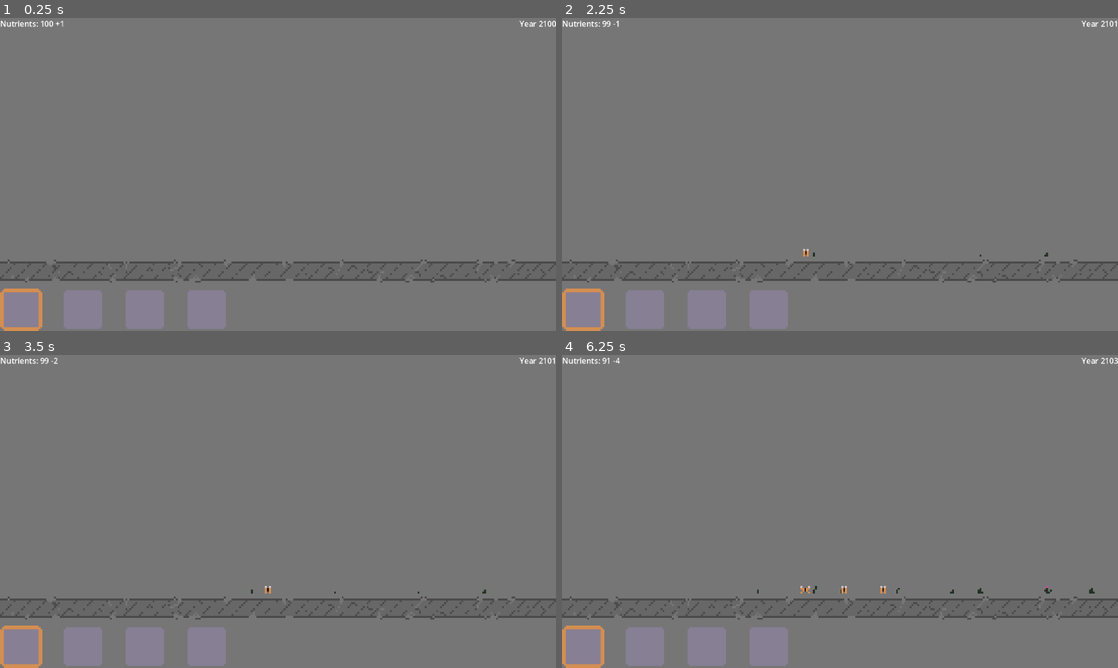
Above: before the commit, frames 1-4 (two rows, left to right).
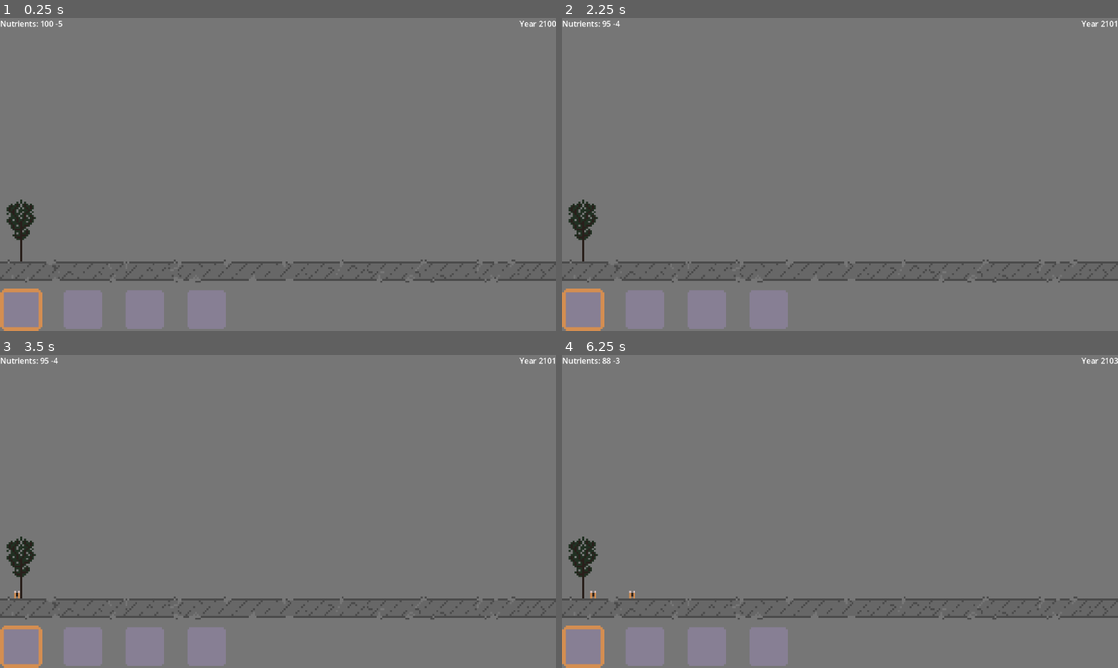
Above: after the commit, the same moments.

Repository: Ameliarate16/CityReclamation
Game: Godot game, scene res://scenes/mainGame.tscn
Two runs of this game, one before a commit and one after it. Both use one fixed random seed, a clock stepped at 60 frames per second and the inputs below.
Inputs (mouse positions are in pixels of both pictures, inside the frame that each line leads up to):
- Up to frame 1 (0.25 s): no input
- Up to frame 2 (2.25 s): tap Enter at 0.5, 2 s; move the mouse to (962, 158) at 0.52 s; click (962, 158) at 0.67 s; tap Space at 1.25 s; move the mouse to (728, 190) at 1.27 s; click (728, 190) at 1.42 s; move the mouse to (895, 105) at 2.02 s; click (895, 105) at 2.17 s
- Up to frame 3 (3.5 s): tap Space at 2.75 s; move the mouse to (250, 574) at 2.77 s; click (250, 574) at 2.92 s
- Up to frame 4 (6.25 s): move the mouse to (1006, 558) at 3.52 s; click (1006, 558) at 3.67 s; move the mouse to (673, 464) at 4.27 s; click (673, 464) at 4.42 s; move the mouse to (867, 511) at 5.02 s; click (867, 511) at 5.17 s; move the mouse to (756, 433) at 5.77 s; click (756, 433) at 5.92 s

The runs differ from the first frame. In frame 1, 0.5% of the frame differs, in the area x 1-12%, y 0-78%; in frame 2, 0.5%; in frame 3, 0.5%; in frame 4, 0.7%, in the area x 1-96%, y 0-78%.

Commit message:
Finished plant placement

Diff:
--- a/entities/animals/butterfly.tscn
+++ b/entities/animals/butterfly.tscn
@@ -1,6 +1,6 @@
 [gd_scene load_steps=7 format=3 uid="uid://c1yaxpgk01tjp"]
 
-[ext_resource type="Script" uid="uid://dqkxkrj6tytjx" path="res://animal.gd" id="1_1xvwi"]
+[ext_resource type="Script" uid="uid://dqkxkrj6tytjx" path="res://scripts/animal.gd" id="1_1xvwi"]
 [ext_resource type="Texture2D" uid="uid://dyk8qgxysnk8w" path="res://assets/monarch.png" id="2_1xvwi"]
 
 [sub_resource type="AtlasTexture" id="AtlasTexture_qrqyg"]
--- a/entities/animals/fox.tscn
+++ b/entities/animals/fox.tscn
@@ -1,6 +1,6 @@
 [gd_scene load_steps=9 format=3 uid="uid://b8c113rjgum1t"]
 
-[ext_resource type="Script" uid="uid://dqkxkrj6tytjx" path="res://animal.gd" id="1_ou02m"]
+[ext_resource type="Script" uid="uid://dqkxkrj6tytjx" path="res://scripts/animal.gd" id="1_ou02m"]
 [ext_resource type="Texture2D" uid="uid://7vsr12um7k8d" path="res://assets/fox.png" id="2_ou02m"]
 
 [sub_resource type="AtlasTexture" id="AtlasTexture_6blpu"]
--- a/entities/animals/snail.tscn
+++ b/entities/animals/snail.tscn
@@ -1,6 +1,6 @@
 [gd_scene load_steps=8 format=3 uid="uid://cql1t6f8s4ufu"]
 
-[ext_resource type="Script" uid="uid://dqkxkrj6tytjx" path="res://animal.gd" id="1_kfbn4"]
+[ext_resource type="Script" uid="uid://dqkxkrj6tytjx" path="res://scripts/animal.gd" id="1_kfbn4"]
 [ext_resource type="Texture2D" uid="uid://dd0acoqo6812f" path="res://assets/snail.png" id="2_kfbn4"]
 
 [sub_resource type="AtlasTexture" id="AtlasTexture_rk5rn"]
--- a/entities/animals/squirrel.tscn
+++ b/entities/animals/squirrel.tscn
@@ -1,6 +1,6 @@
 [gd_scene load_steps=8 format=3 uid="uid://bddrgnmtac6m"]
 
-[ext_resource type="Script" uid="uid://dqkxkrj6tytjx" path="res://animal.gd" id="1_juu7r"]
+[ext_resource type="Script" uid="uid://dqkxkrj6tytjx" path="res://scripts/animal.gd" id="1_juu7r"]
 [ext_resource type="Texture2D" uid="uid://bkda8shcdbvky" path="res://assets/maybe-squirrel.png" id="2_juu7r"]
 
 [sub_resource type="AtlasTexture" id="AtlasTexture_bef1c"]
--- a/entities/bushes/bush.tscn
+++ b/entities/bushes/bush.tscn
@@ -42,7 +42,8 @@
 [node name="Bush" type="Node2D" groups=["BushPlants", "PlantEntities"]]
 script = ExtResource("1_mnmtf")
 upkeep = 2
-spaceRequired = 1
+spaceProvided = 2
+cracksDistance = 10
 
 [node name="AnimatedSprite2D" type="AnimatedSprite2D" parent="."]
 sprite_frames = SubResource("SpriteFrames_v6dfr")
--- a/entities/herbs/centaury.tscn
+++ b/entities/herbs/centaury.tscn
@@ -63,6 +63,8 @@
 [node name="Centaury" type="Node2D" groups=["HerbPlants", "PlantEntities"]]
 script = ExtResource("1_ctu5h")
 upkeep = 1
+spaceProvided = 1
+cracksDistance = 5
 
 [node name="AnimatedSprite2D" type="AnimatedSprite2D" parent="."]
 sprite_frames = SubResource("SpriteFrames_v6dfr")
--- a/entities/herbs/dandelion.tscn
+++ b/entities/herbs/dandelion.tscn
@@ -56,6 +56,8 @@
 [node name="Dandelion" type="Node2D" groups=["HerbPlants", "PlantEntities"]]
 script = ExtResource("1_hvani")
 upkeep = 1
+spaceProvided = 1
+cracksDistance = 5
 
 [node name="AnimatedSprite2D" type="AnimatedSprite2D" parent="."]
 sprite_frames = SubResource("SpriteFrames_v6dfr")
--- a/entities/herbs/poppy.tscn
+++ b/entities/herbs/poppy.tscn
@@ -63,6 +63,8 @@
 [node name="Poppy" type="Node2D" groups=["HerbPlants", "PlantEntities"]]
 script = ExtResource("1_eutqg")
 upkeep = 1
+spaceProvided = 1
+cracksDistance = 5
 
 [node name="AnimatedSprite2D" type="AnimatedSprite2D" parent="."]
 sprite_frames = SubResource("SpriteFrames_v6dfr")
--- a/entities/herbs/weed.tscn
+++ b/entities/herbs/weed.tscn
@@ -49,6 +49,8 @@
 [node name="Weed" type="Node2D" groups=["HerbPlants", "PlantEntities"]]
 script = ExtResource("1_hmblq")
 upkeep = 1
+spaceProvided = 1
+cracksDistance = 5
 
 [node name="AnimatedSprite2D" type="AnimatedSprite2D" parent="."]
 sprite_frames = SubResource("SpriteFrames_v6dfr")
--- a/entities/trees/tree.tscn
+++ b/entities/trees/tree.tscn
@@ -105,7 +105,7 @@
 [node name="Tree" type="Node2D" groups=["PlantEntities", "TreePlants"]]
 script = ExtResource("1_mac5r")
 upkeep = 5
-spaceRequired = 2
+cracksDistance = 25
 
 [node name="AnimatedSprite2D" type="AnimatedSprite2D" parent="."]
 sprite_frames = SubResource("SpriteFrames_v6dfr")
--- a/scenes/mainGame.tscn
+++ b/scenes/mainGame.tscn
@@ -1,6 +1,5 @@
 [gd_scene load_steps=21 format=3 uid="uid://ca182hq60fcho"]
 
-[ext_resource type="Script" uid="uid://b3yalda6kqbte" path="res://PlayerController.gd" id="1_d5h3d"]
 [ext_resource type="Script" uid="uid://dctceiewoeq45" path="res://scripts/ui_controller.gd" id="1_gb8pf"]
 [ext_resource type="Script" uid="uid://d4g6it7okbb0h" path="res://scripts/seed_buttons.gd" id="2_iuu36"]
 [ext_resource type="Texture2D" uid="uid://civ2ry1lhbf83" path="res://assets/ui-buttons.png" id="2_mmojm"]
@@ -152,6 +151,10 @@
 layout_mode = 2
 metadata/_tab_index = 1
 
+[node name="Tree" parent="." instance=ExtResource("11_ac8ur")]
+position = Vector2(-133, 45)
+growthLevel = 12
+
 [connection signal="createPlant" from="InputController" to="GUILayer" method="_on_input_controller_create_plant"]
 [connection signal="createAnimal" from="AnimalSpawner" to="GUILayer" method="_on_animal_spawner_create_animal"]
 [connection signal="gui_input" from="GUILayer/Control/PlantingContainer/HerbButton" to="GUILayer/Control/PlantingContainer" method="_on_herb_button_gui_input"]
--- a/scripts/Plant.gd
+++ b/scripts/Plant.gd
@@ -1,8 +1,9 @@
 extends Node2D
 
 @export var upkeep : int
-@export var spaceRequired : int
-var growthLevel = 0
+@export var spaceProvided : int
+@export var cracksDistance: int
+@export var growthLevel = 0
 var maxGrowthLevel
 
 signal plantPlaced(upkeep)
@@ -18,6 +19,4 @@
 func _ready():
 	maxGrowthLevel = get_node("AnimatedSprite2D").sprite_frames.get_frame_count("default") - 1
 	get_node("/root/Node2D/GUILayer").timePassed.connect(Callable(self, "on_time_pass"))
-
-func getUpkeep():
-	return upkeep
+	get_node("AnimatedSprite2D").frame = growthLevel
--- a/scripts/animal.gd
+++ b/scripts/animal.gd
@@ -7,7 +7,7 @@
 const speed = 10
 
 func _ready():
-	destinationX = 100
+	destinationX = 0
 	get_node("AnimatedSprite2D").play("default")
 
 func _physics_process(delta):
@@ -19,6 +19,3 @@
 
 func setPos(newPos):
 	position = newPos
-
-func getIncome():
-	return income
--- a/scripts/animal_spawner.gd
+++ b/scripts/animal_spawner.gd
@@ -16,8 +16,8 @@
 func spawnAnimal(animal):
 	var newAnimal = animal.instantiate()
 	add_child(newAnimal)
-	newAnimal.setPos(Vector2(-20, Global.groundY))
-	createAnimal.emit(newAnimal.getIncome())
+	newAnimal.setPos(Vector2(-150, Global.groundY))
+	createAnimal.emit(newAnimal.income)
 
 func on_time_pass():
 	var numPlants = get_tree().get_node_count_in_group("PlantEntities")
--- a/scripts/global.gd
+++ b/scripts/global.gd
@@ -10,4 +10,4 @@
 
 var selected : SeedType  = SeedType.NONE
 
-var groundY = 42.5 #edit when we have ground, ideally we want it to dynamically scale
+var groundY = 45 #edit when we have ground, ideally we want it to dynamically scale
--- a/scripts/input_controller.gd
+++ b/scripts/input_controller.gd
@@ -1,6 +1,4 @@
 extends Node
-
-var click_position = Vector2()
 
 @export var herbs : Array[PackedScene]
 @export var mushrooms : Array[PackedScene]
@@ -18,26 +16,46 @@
 	pass
 
 func _unhandled_input(event):
-	if event is InputEventMouseButton && event.button_index == MOUSE_BUTTON_LEFT && event.pressed:
-		click_position = event.position - Vector2(get_viewport().size)/8
-		click_position.y = Global.groundY
+	if event is InputEventMouseButton \
+	&& event.button_index == MOUSE_BUTTON_LEFT && event.pressed:
+		var spawnPosition = event.position - Vector2(get_viewport().size)/8
+		spawnPosition.y = Global.groundY
 		var newPlant
 
-		if Global.selected == Global.SeedType.HERB:
+		if Global.selected == Global.SeedType.HERB && checkSpace(0, spawnPosition.x, "HerbPlants"):
 			var herbType = randi_range(0, herbs.size() -1)
 			newPlant = herbs[herbType].instantiate()
-		elif Global.selected == Global.SeedType.MUSH:
+		elif Global.selected == Global.SeedType.MUSH && checkShroomSpace(spawnPosition.x):
 			var mushType = randi_range(0, mushrooms.size() -1)
 			newPlant = mushrooms[mushType].instantiate()
-		elif Global.selected == Global.SeedType.BUSH:
+		elif Global.selected == Global.SeedType.BUSH && checkSpace(1, spawnPosition.x, "BushPlants"):
 			var bushType = randi_range(0, bushes.size() -1)
 			newPlant = bushes[bushType].instantiate()
-		elif Global.selected == Global.SeedType.TREE:
+		elif Global.selected == Global.SeedType.TREE && checkSpace(2, spawnPosition.x, "TreePlants"):
 			var treeType = randi_range(0, trees.size() -1)
 			newPlant = trees[treeType].instantiate()
 		else:
 			return
 
-		newPlant.setPos(click_position)
+		newPlant.setPos(spawnPosition)
 		add_child(newPlant)
-		createPlant.emit(newPlant.getUpkeep())
+		createPlant.emit(newPlant.upkeep)
+
+func checkSpace(spaceRequired, xPos, groupName):
+	var canGrow = false
+	for plant in get_tree().get_nodes_in_group("PlantEntities"):
+		if abs(plant.position.x - xPos) < plant.cracksDistance:
+			if plant.is_in_group(groupName):
+				return false #can't crowd plants of the same type
+			elif plant.spaceProvided >= spaceRequired:
+				canGrow = true
+	return canGrow
+
+func checkShroomSpace(xPos):
+	for plant in get_tree().get_nodes_in_group("MushroomPlants"):
+		if abs(plant.position.x - xPos) < 10:
+			return false
+	for plant in get_tree().get_nodes_in_group("TreePlants"):
+		if abs(plant.position.x - xPos) < 10:
+			return true
+	return false
--- a/scripts/ui_controller.gd
+++ b/scripts/ui_controller.gd
@@ -8,8 +8,8 @@
 var yearLength = 2.0
 
 @export var currentNutrients = 100
-var nutrientIncome = 1
-var nutrientUpkeep = 0
+var nutrientIncome = 0
+var nutrientUpkeep = 5
 
 signal timePassed
 
